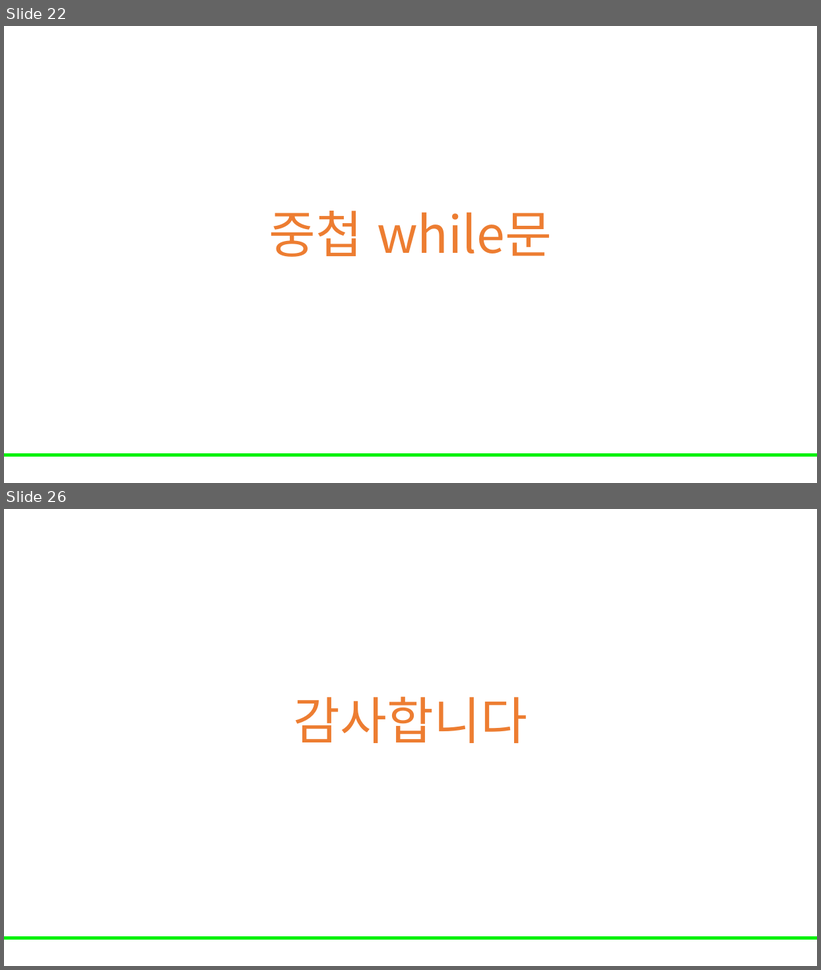
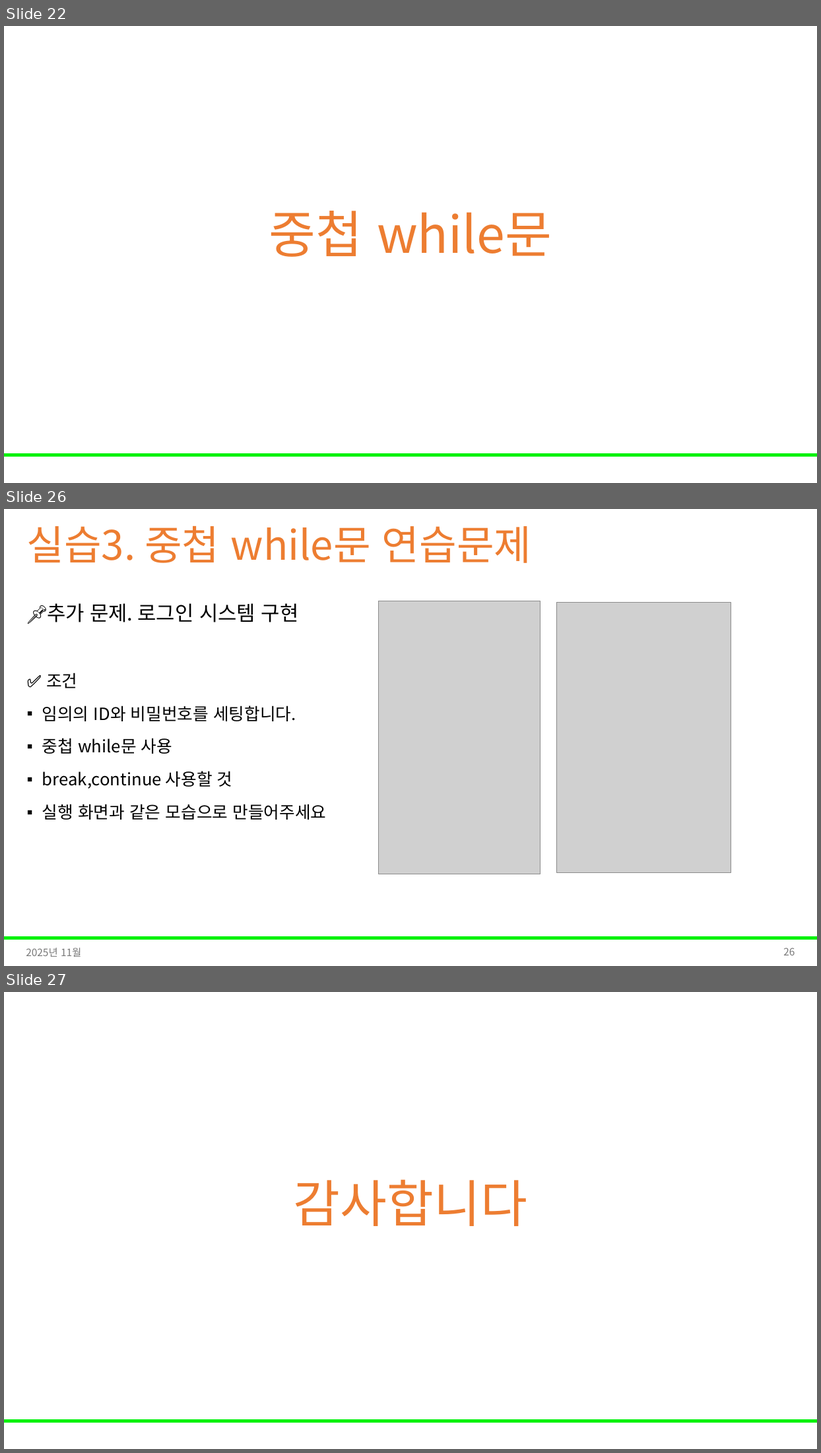
Before and after one commit to Leader-Lesson/KDT_RE_5th, a slide deck: material/2_Python/09_2_반복문_while.pptx. Shown one above the other, each under a label of ours: slides 22 and 26 before the commit, slides 22, 26 and 27 after it; the slides between them are not shown. The pictures are 821x970 and 821x1453 pixels, drawn with LibreOffice and Linux fonts; fonts in the diff are those of the drawing; grey boxes stand for pictures; background and template pictures are left out. Boxes give left, top, right and bottom in pixels: in the first picture for what was removed or moved away, otherwise in the second. Text is boxed around its words. In the diff, an @@ line names an element or a change of style, - is before the commit and + after.

Commit message:
while 문 ppt, 코드 추가

```diff
--- a/material/2_Python/09_2_반복문_while.pptx
+++ b/material/2_Python/09_2_반복문_while.pptx
@@ slide 26 added at <box>4,509,817,966</box>, background #FFFFFF; not listed: 1 template element that a slide beside it also shows @@
@@ text added at <box>27,526,532,563</box>, 48 pt, text #ED7D31 @@
+실습3. 중첩 while문 연습문제
@@ text added at <box>42,603,327,820</box>, 20 pt, text #000000 @@
+📌추가 문제. 로그인 시스템 구현
+✅ 조건
+▪ 임의의 ID와 비밀번호를 세팅합니다.
+▪ 중첩 while문 사용
+▪ break,continue 사용할 것
+▪ 실행 화면과 같은 모습으로 만들어주세요
@@ picture added at <box>378,601,541,875</box> @@
@@ picture added at <box>556,602,731,873</box> @@
@@ text added at <box>26,948,81,957</box>, 12 pt, text #797979 @@
+2025년 11월
@@ page number added at <box>783,948,795,956</box>, 12 pt, text #797979 @@
+26
@@ what was slide 26 is now slide 27 @@
```
Also in this commit, not shown: 19 slides changed, 1 other file.
